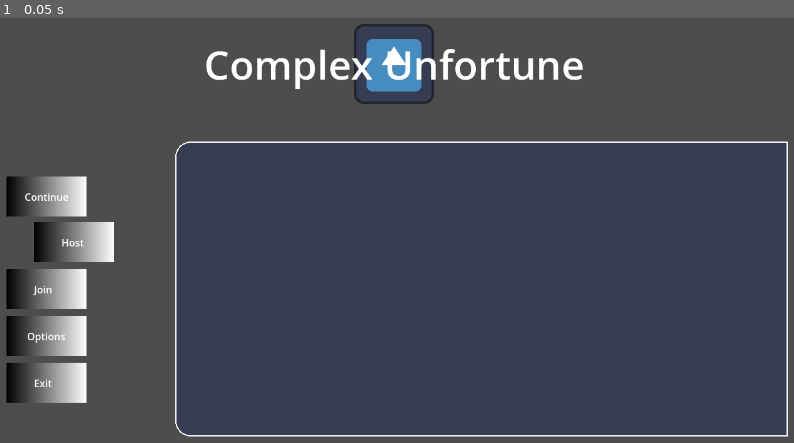
Above: before the commit, frame 1.
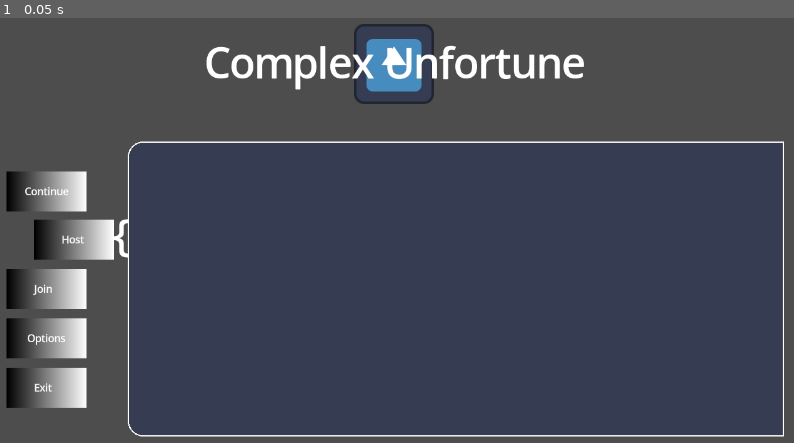
Above: after the commit, the same moment.

Repository: AbstractLayer/ComplexUnfortune
Game: Godot game, scene res://assets/main/main.tscn
Same seed, same stepped clock (60 frames per second), same inputs: the game is played once before the commit and once after it. The engine's default icon, where the game draws it, is replaced by a stand-in: a white triangle on a blue panel in a dark square.
Inputs:
- Up to frame 1 (0.05 s): no input

The runs differ from the first frame. In frame 1, 2.6% of the frame differs, in the area x 0-100%, y 6-99%.

Commit message:
small changes

Diff:
--- a/assets/main/ui/uis.tscn
+++ b/assets/main/ui/uis.tscn
@@ -118,10 +118,9 @@
 layout_mode = 2
 size_flags_horizontal = 0
 size_flags_vertical = 4
-theme_override_constants/separation = 0
 
 [node name="ContinuePanel" type="Panel" parent="UICanvas/MainMenu/MarginMenus/HBox/VBox"]
-custom_minimum_size = Vector2(270, 75)
+custom_minimum_size = Vector2(194.76, 75)
 layout_mode = 2
 theme_override_styles/panel = ExtResource("1_u4msj")
 
@@ -149,7 +148,7 @@
 text = "Continue"
 
 [node name="HostPanel" type="Panel" parent="UICanvas/MainMenu/MarginMenus/HBox/VBox"]
-custom_minimum_size = Vector2(270, 75)
+custom_minimum_size = Vector2(194.76, 75)
 layout_mode = 2
 theme_override_styles/panel = ExtResource("1_u4msj")
 
@@ -181,8 +180,17 @@
 grow_vertical = 2
 text = "Host"
 
+[node name="Label" type="Label" parent="UICanvas/MainMenu/MarginMenus/HBox/VBox/HostPanel"]
+layout_mode = 0
+offset_left = 170.0
+offset_top = -13.0
+offset_right = 210.0
+offset_bottom = 77.0
+theme_override_font_sizes/font_size = 64
+text = "{"
+
 [node name="JoinPanel" type="Panel" parent="UICanvas/MainMenu/MarginMenus/HBox/VBox"]
-custom_minimum_size = Vector2(270, 75)
+custom_minimum_size = Vector2(194.76, 75)
 layout_mode = 2
 theme_override_styles/panel = ExtResource("1_u4msj")
 
@@ -214,7 +222,7 @@
 text = "Join"
 
 [node name="OptionsPanel" type="Panel" parent="UICanvas/MainMenu/MarginMenus/HBox/VBox"]
-custom_minimum_size = Vector2(270, 75)
+custom_minimum_size = Vector2(194.76, 75)
 layout_mode = 2
 theme_override_styles/panel = ExtResource("1_u4msj")
 
@@ -246,7 +254,7 @@
 text = "Options"
 
 [node name="ExitPanel" type="Panel" parent="UICanvas/MainMenu/MarginMenus/HBox/VBox"]
-custom_minimum_size = Vector2(270, 75)
+custom_minimum_size = Vector2(194.76, 75)
 layout_mode = 2
 theme_override_styles/panel = ExtResource("1_u4msj")
 
@@ -278,6 +286,6 @@
 text = "Exit"
 
 [node name="Panel" type="Panel" parent="UICanvas/MainMenu/MarginMenus/HBox"]
-custom_minimum_size = Vector2(980, 0)
+custom_minimum_size = Vector2(1050, 0)
 layout_mode = 2
 theme_override_styles/panel = SubResource("StyleBoxFlat_6t6gg")
--- a/project.godot
+++ b/project.godot
@@ -33,6 +33,10 @@
 
 enabled=PackedStringArray("res://addons/project-time-tracker/plugin.cfg")
 
+[gui]
+
+theme/default_font_multichannel_signed_distance_field=true
+
 [physics]
 
 common/physics_jitter_fix=0.0
